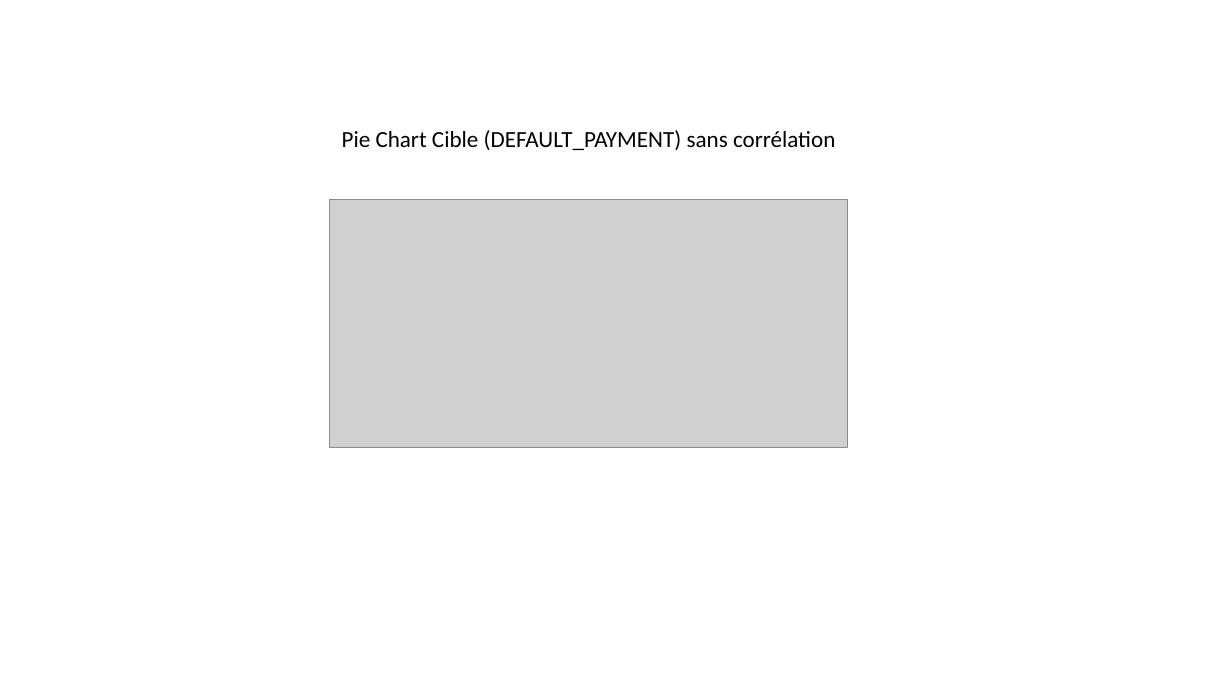
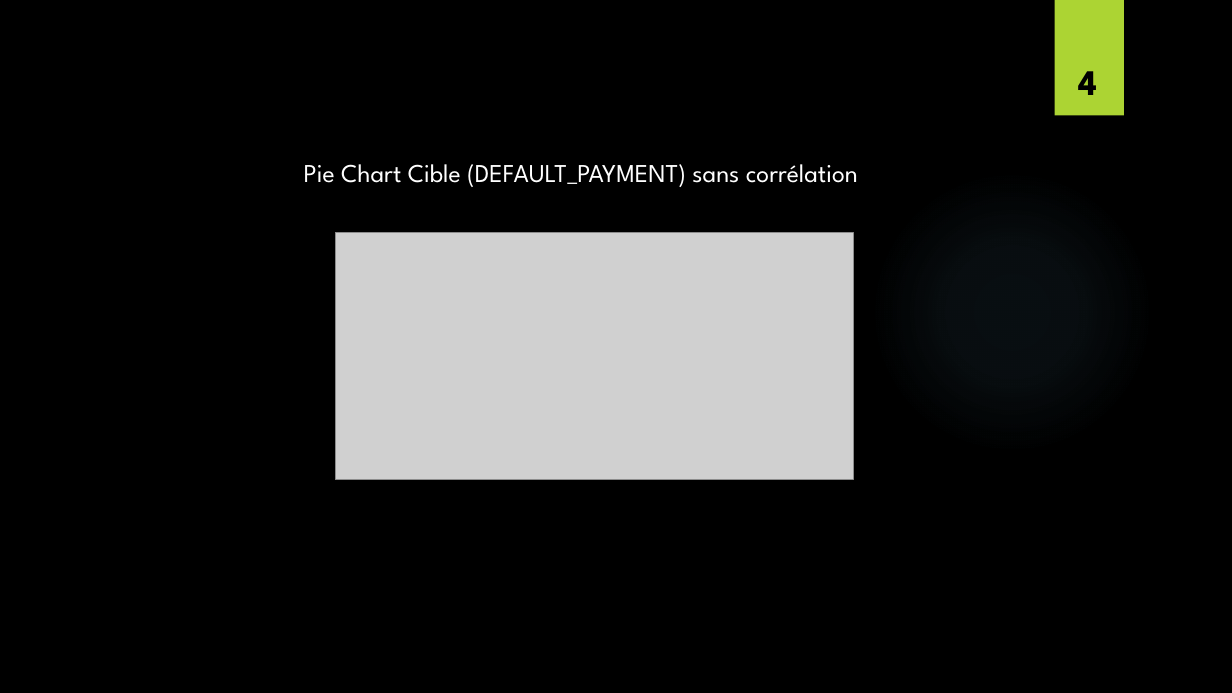
Before and after one commit to HugoWinterGhost/R_Projet, a slide deck: slide 4 of Présentation_R_Projet.pptx. Drawn at 1232x693 pixels with LibreOffice and Linux fonts; fonts in the diff are those of the drawing; grey boxes stand for pictures; background and template pictures are left out. Boxes give left, top, right and bottom in pixels: in the first picture for what was removed or moved away, otherwise in the second. Text is boxed around its words. In the diff, an @@ line names an element or a change of style, - is before the commit and + after.

Commit message:
fix theme ppt

```diff
--- a/Présentation_R_Projet.pptx
+++ b/Présentation_R_Projet.pptx
@@ background #FFFFFF to picture (left out) @@
@@ rectangle added at [1055, 0, 1124, 116], fill #ACD433 @@
@@ page number added at [1079, 71, 1098, 95], 28 pt, text #000000, bold @@
+4
@@ text "Pie Chart Cible (DEFAULT_PAYMENT) sans ...": place and size @@
-text "Pie Chart Cible (DEFAULT_PAYMENT) sans ..." at [342, 130, 835, 150]
+text "Pie Chart Cible (DEFAULT_PAYMENT) sans ..." at [304, 164, 858, 187]
@@ text "Pie Chart Cible (DEFAULT_PAYMENT) sans ..." at [304, 164, 858, 187]: size 18 to 20 pt, font Calibri to League Spartan, text colour #000000 to #FFFFFF @@
@@ ellipse added at [870, 169, 1154, 454], fill gradient #7AC4F0 @@
@@ picture: place and size @@
-picture at [330, 200, 848, 447]
+picture at [335, 233, 854, 481]
```
Also in this commit, not shown: 3 other slides changed.
